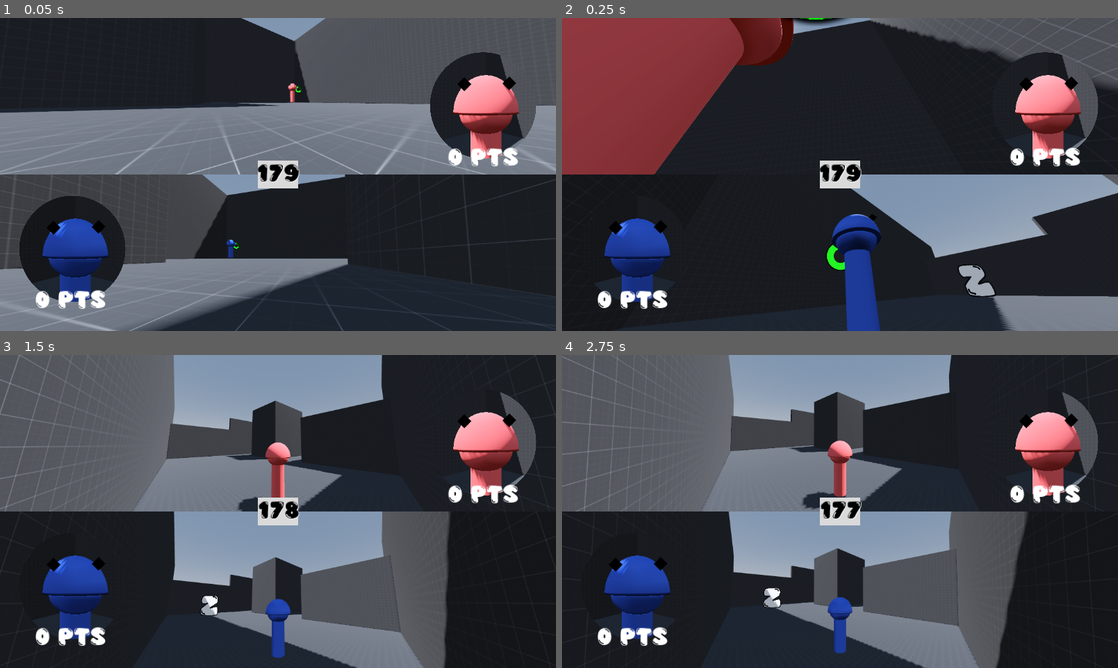
Above: before the commit, frames 1-4 (two rows, left to right).
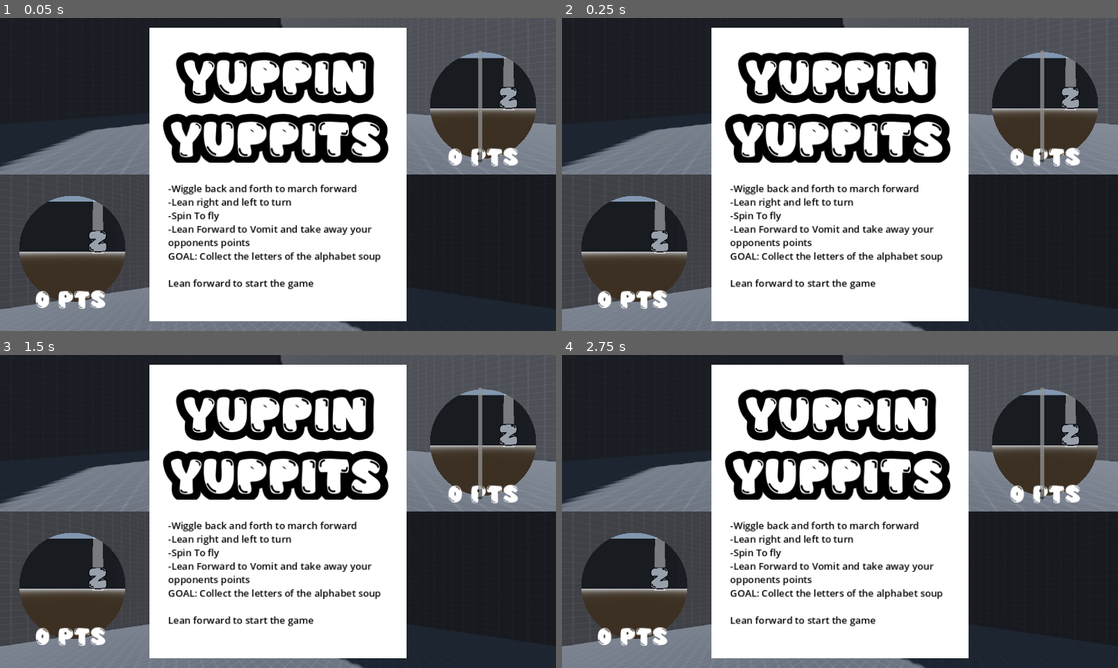
Above: after the commit, the same moments.

Repository: rynong99/PuppetGame
Game: Godot game, scene res://puppet_multiplayer_test.tscn
Same seed, same stepped clock (60 frames per second), same inputs: the game is played once before the commit and once after it. The engine's default icon, where the game draws it, is replaced by a stand-in: a white triangle on a blue panel in a dark square.
Inputs (mouse positions are in pixels of both pictures, inside the frame that each line leads up to):
- Up to frame 1 (0.05 s): no input
- Up to frame 2 (0.25 s): no input
- Up to frame 3 (1.5 s): tap Enter (ui_accept) at 0.5, 0.77 s; move the mouse to (400, 495) at 0.52 s; hold Right (ui_right) 0.53-1.28 s; move the mouse to (166, 527) at 1.27 s; hold Down (ui_down) from 1.28 s (still down)
- Up to frame 4 (2.75 s): tap Enter (ui_accept) at 1.52 s; move the mouse to (895, 442) at 2.02 s; release Down (ui_down) at 2.03 s; hold Right (ui_right) from 2.03 s (still down)

The runs differ from the first frame. In frame 1, 56% of the frame differs, in the area x 0-100%, y 0-100%; in frame 2, 85%; in frame 3, 86%; in frame 4, 87%.

Commit message:
beacons and start screen

Diff:
--- a/coin.gd
+++ b/coin.gd
@@ -7,7 +7,8 @@
 func _ready():
 	$Label3D.text = text
 	var tween = create_tween()
-	tween.tween_property($Label3D, "scale", Vector3(1, 1, 1), 0.1)
+	var new_scale = remap(points, 0, 1000, 0.2, 1.0)
+	tween.tween_property($Label3D, "scale", Vector3(new_scale, new_scale, new_scale), 0.1)
 
 func _on_body_entered(body:Node3D):
 	if body.is_in_group("puppet"):
--- a/coin.tscn
+++ b/coin.tscn
@@ -6,6 +6,19 @@
 
 [sub_resource type="SphereShape3D" id="SphereShape3D_ah85x"]
 radius = 1.68273
+
+[sub_resource type="StandardMaterial3D" id="StandardMaterial3D_nhhhk"]
+render_priority = -1
+transparency = 1
+shading_mode = 0
+albedo_color = Color(1, 1, 1, 0.301961)
+disable_receive_shadows = true
+
+[sub_resource type="CylinderMesh" id="CylinderMesh_0lyrj"]
+material = SubResource("StandardMaterial3D_nhhhk")
+top_radius = 0.0
+bottom_radius = 1.0
+height = 50.0
 
 [node name="Coin" type="Area3D"]
 collision_layer = 0
@@ -31,4 +44,8 @@
 font_size = 1000
 outline_size = 127
 
+[node name="MeshInstance3D" type="MeshInstance3D" parent="."]
+transform = Transform3D(1, 0, 0, 0, 1, 0, 0, 0, 1, 0, 24.7002, 0)
+mesh = SubResource("CylinderMesh_0lyrj")
+
 [connection signal="body_entered" from="." to="." method="_on_body_entered"]
--- a/puppet_multiplayer_test.tscn
+++ b/puppet_multiplayer_test.tscn
@@ -12,6 +12,7 @@
 [ext_resource type="Script" path="res://collectable_spawner.gd" id="8_7m7aj"]
 [ext_resource type="Texture2D" uid="uid://rf2ysp2aug6n" path="res://white-circle-free-png.webp" id="9_qqpmc"]
 [ext_resource type="FontFile" uid="uid://dbpbfdfhh41xf" path="res://Popcat.otf" id="10_pomp8"]
+[ext_resource type="Script" path="res://start_instructions.gd" id="13_03ds4"]
 
 [sub_resource type="ProceduralSkyMaterial" id="ProceduralSkyMaterial_qjvbl"]
 sky_horizon_color = Color(0.64625, 0.65575, 0.67075, 1)
@@ -191,6 +192,7 @@
 
 [node name="CollectableSpawns" type="Node3D" parent="."]
 script = ExtResource("8_7m7aj")
+spawn_rate = 6.0
 
 [node name="Marker3D4" type="Marker3D" parent="CollectableSpawns"]
 transform = Transform3D(1, 0, 0, 0, 1, 0, 0, 0, 1, 0, 11.6947, 0)
@@ -254,14 +256,14 @@
 transform = Transform3D(-0.707107, 0, -0.707107, 0, 1, 0, 0.707107, 0, -0.707107, 10, 1, 10)
 
 [node name="BlobCamMesh" type="MeshInstance3D" parent="CanvasLayer/Puppet1Viewport/SubViewport/Puppet1/SpringArm3D/Camera3D"]
-transform = Transform3D(1, 0, 0, 0, 1, 0, 0, 0, 1, -77.1274, 17.4978, 17.4981)
+transform = Transform3D(1, 0, 0, 0, 1, 0, 0, 0, 1, 50.2579, 23.935, 30.8929)
 visible = false
 mesh = SubResource("SphereMesh_8b54o")
 surface_material_override/0 = ExtResource("3_laxql")
 script = ExtResource("4_ti1an")
 
 [node name="BlobCamMesh2" type="MeshInstance3D" parent="CanvasLayer/Puppet1Viewport/SubViewport/Puppet1/SpringArm3D/Camera3D"]
-transform = Transform3D(1, 0, 0, 0, 1, 0, 0, 0, 1, -77.1274, 17.4978, 17.4981)
+transform = Transform3D(1, 0, 0, 0, 1, 0, 0, 0, 1, 50.2579, 23.935, 30.8929)
 visible = false
 mesh = SubResource("SphereMesh_8b54o")
 surface_material_override/0 = SubResource("ShaderMaterial_ho5jg")
@@ -276,7 +278,7 @@
 cull_mask = 1048573
 
 [node name="BlobCamMesh" type="MeshInstance3D" parent="CanvasLayer/Puppet1Viewport/SubViewport/Puppet1/FaceViewport1/FaceCam"]
-transform = Transform3D(1, 0, 0, 0, 1, 0, 0, 0, 1, 52.1643, 18.4978, -56.9104)
+transform = Transform3D(1, 0, 0, 0, 1, 0, 0, 0, 1, -47.3823, 24.935, 23.6931)
 visible = false
 mesh = SubResource("SphereMesh_8sbmt")
 surface_material_override/0 = ExtResource("3_laxql")
@@ -319,14 +321,14 @@
 compositor = SubResource("Compositor_nh02e")
 
 [node name="BlobCamMesh" type="MeshInstance3D" parent="CanvasLayer/Puppet2Viewport/SubViewport/Puppet2/SpringArm3D/Camera3D"]
-transform = Transform3D(1, 0, 0, 0, 1, 0, 0, 0, 1, 77.1274, 16.4978, 10.7862)
+transform = Transform3D(1, 0, 0, 0, 1, 0, 0, 0, 1, -50.2579, 22.935, -2.60866)
 visible = false
 mesh = SubResource("SphereMesh_8b54o")
 surface_material_override/0 = ExtResource("3_laxql")
 script = ExtResource("4_ti1an")
 
 [node name="BlobCamMesh2" type="MeshInstance3D" parent="CanvasLayer/Puppet2Viewport/SubViewport/Puppet2/SpringArm3D/Camera3D"]
-transform = Transform3D(1, 0, 0, 0, 1, 0, 0, 0, 1, 77.1274, 16.4978, 10.7862)
+transform = Transform3D(1, 0, 0, 0, 1, 0, 0, 0, 1, -50.2579, 22.935, -2.60866)
 visible = false
 mesh = SubResource("SphereMesh_8b54o")
 surface_material_override/0 = SubResource("ShaderMaterial_ho5jg")
@@ -341,7 +343,7 @@
 cull_mask = 1048573
 
 [node name="BlobCamMesh" type="MeshInstance3D" parent="CanvasLayer/Puppet2Viewport/SubViewport/Puppet2/FaceViewport2/FaceCam"]
-transform = Transform3D(1, 0, 0, 0, 1, 0, 0, 0, 1, 52.1643, 18.4978, -56.9104)
+transform = Transform3D(1, 0, 0, 0, 1, 0, 0, 0, 1, -47.3823, 24.935, 23.6931)
 visible = false
 mesh = SubResource("SphereMesh_8sbmt")
 surface_material_override/0 = SubResource("ShaderMaterial_ho5jg")
@@ -474,5 +476,58 @@
 bbcode_enabled = true
 text = "[center]Hello"
 
+[node name="StartInstructions" type="ColorRect" parent="CanvasLayer"]
+process_mode = 2
+anchors_preset = 8
+anchor_left = 0.5
+anchor_top = 0.5
+anchor_right = 0.5
+anchor_bottom = 0.5
+offset_left = -267.0
+offset_top = -304.0
+offset_right = 267.0
+offset_bottom = 304.0
+grow_horizontal = 2
+grow_vertical = 2
+script = ExtResource("13_03ds4")
+
+[node name="PauseTitle" type="RichTextLabel" parent="CanvasLayer/StartInstructions"]
+layout_mode = 1
+anchors_preset = 8
+anchor_left = 0.5
+anchor_top = 0.5
+anchor_right = 0.5
+anchor_bottom = 0.5
+offset_left = -423.0
+offset_top = -257.0
+offset_right = 423.0
+offset_bottom = -25.0
+grow_horizontal = 2
+grow_vertical = 2
+pivot_offset = Vector2(423, 63)
+size_flags_horizontal = 4
+theme_override_colors/font_outline_color = Color(0, 0, 0, 1)
+theme_override_constants/outline_size = 65
+theme_override_fonts/normal_font = ExtResource("10_pomp8")
+theme_override_font_sizes/normal_font_size = 100
+bbcode_enabled = true
+text = "[center]Yuppin Yuppits"
+
+[node name="RichTextLabel" type="RichTextLabel" parent="CanvasLayer/StartInstructions"]
+layout_mode = 0
+offset_left = 39.0
+offset_top = 319.0
+offset_right = 494.0
+offset_bottom = 551.0
+theme_override_colors/default_color = Color(0, 0, 0, 1)
+theme_override_font_sizes/normal_font_size = 20
+text = "-Wiggle back and forth to march forward
+-Lean right and left to turn
+-Spin To fly
+-Lean Forward to Vomit and take away your opponents points
+GOAL: Collect the letters of the alphabet soup
+
+Lean forward to start the game"
+
 [connection signal="body_entered" from="DeathArea" to="DeathArea" method="_on_body_entered"]
 [connection signal="timeout" from="CanvasLayer/GameTimer" to="CanvasLayer" method="_on_game_timer_timeout"]
--- /dev/null
+++ b/start_instructions.gd
@@ -0,0 +1,19 @@
+extends ColorRect
+
+
+# Called when the node enters the scene tree for the first time.
+func _ready():
+	visible = true
+	get_tree().paused = true
+	pass # Replace with function body.
+
+
+# Called every frame. 'delta' is the elapsed time since the previous frame.
+func _process(delta):
+	var p1_lean = Input.get_axis("arm_back", "arm_forward")
+	var p2_lean = Input.get_axis("hand_down", "hand_up")
+
+	if p1_lean >= 0.7 and p2_lean >= 0.7:
+		visible = false
+		get_tree().paused = false
+	pass
Not shown: 1 places in coin.tscn that only renumber resources
Not shown: 1 places in puppet_multiplayer_test.tscn that only renumber resources
